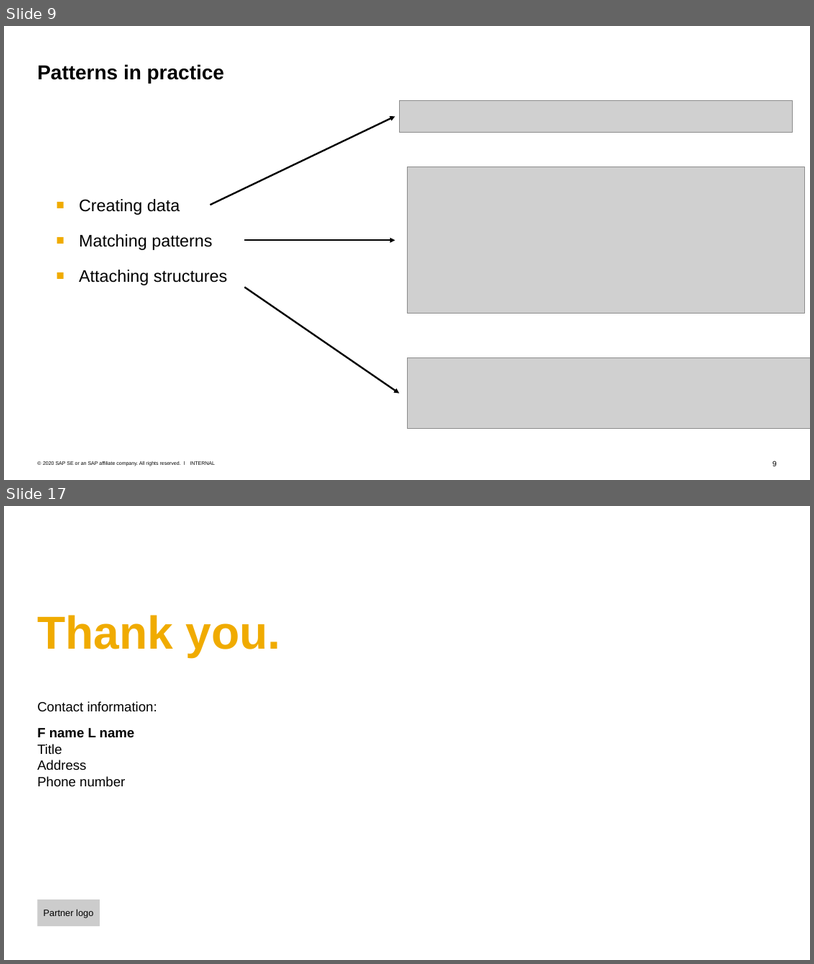
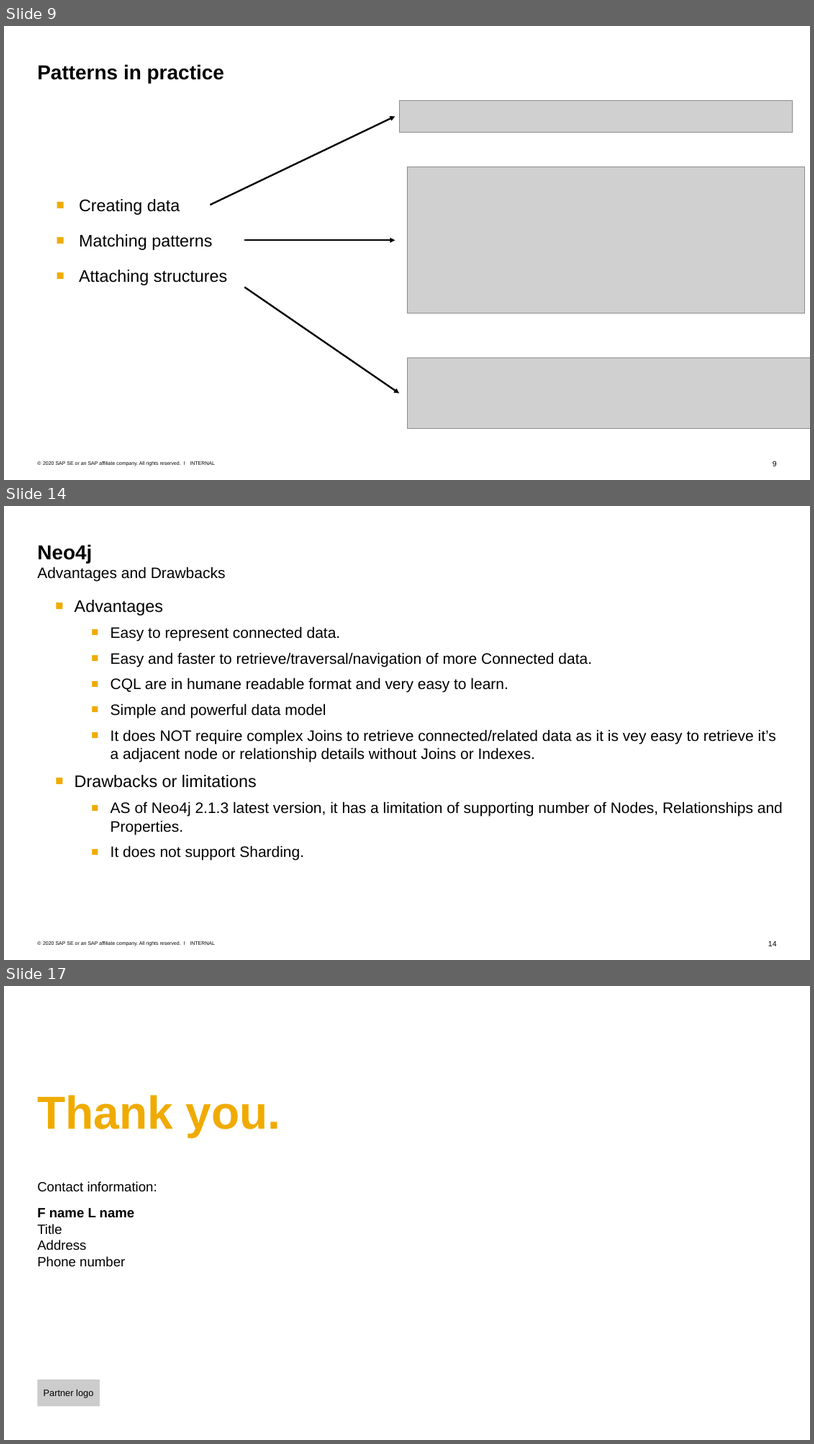
Before and after one commit to Voidkai/Survey_on_NoSQL, a slide deck: NoSQL/The_Survey_On_Neo4j.pptx. Shown one above the other, each under a label of ours: slides 9 and 17 before the commit, slides 9, 14 and 17 after it; the slides between them are not shown. The pictures are 814x964 and 814x1444 pixels, drawn with LibreOffice and Linux fonts; fonts in the diff are those of the drawing; grey boxes stand for pictures; background and template pictures are left out. Boxes give left, top, right and bottom in pixels: in the first picture for what was removed or moved away, otherwise in the second. Text is boxed around its words. In the diff, an @@ line names an element or a change of style, - is before the commit and + after.

```diff
--- a/NoSQL/The_Survey_On_Neo4j.pptx
+++ b/NoSQL/The_Survey_On_Neo4j.pptx
@@ slide 14 added at [4, 506, 810, 960], background #FFFFFF; not listed: 3 template elements that a slide beside it also shows @@
@@ title added at [37, 544, 226, 582], 18 pt, text #000000 @@
+Neo4j
+Advantages and Drawbacks
@@ text added at [75, 600, 783, 860], 18 pt, text #000000 @@
+■ Advantages
+  ■ Easy to represent connected data.
+  ■ Easy and faster to retrieve/traversal/navigation of more Connected data.
+  ■ CQL are in humane readable format and very easy to learn.
+  ■ Simple and powerful data model
+  ■ It does NOT require complex Joins to retrieve connected/related data as it is vey easy to retrieve it’s a adjacent node or relationship details without Joins or Indexes.
+■ Drawbacks or limitations
+  ■ AS of Neo4j 2.1.3 latest version, it has a limitation of supporting number of Nodes, Relationships and Properties.
+  ■ It does not support Sharding.
```
Also in this commit, not shown: 1 slide changed, 5 other slides added, 24 slides removed, 1 other file.
